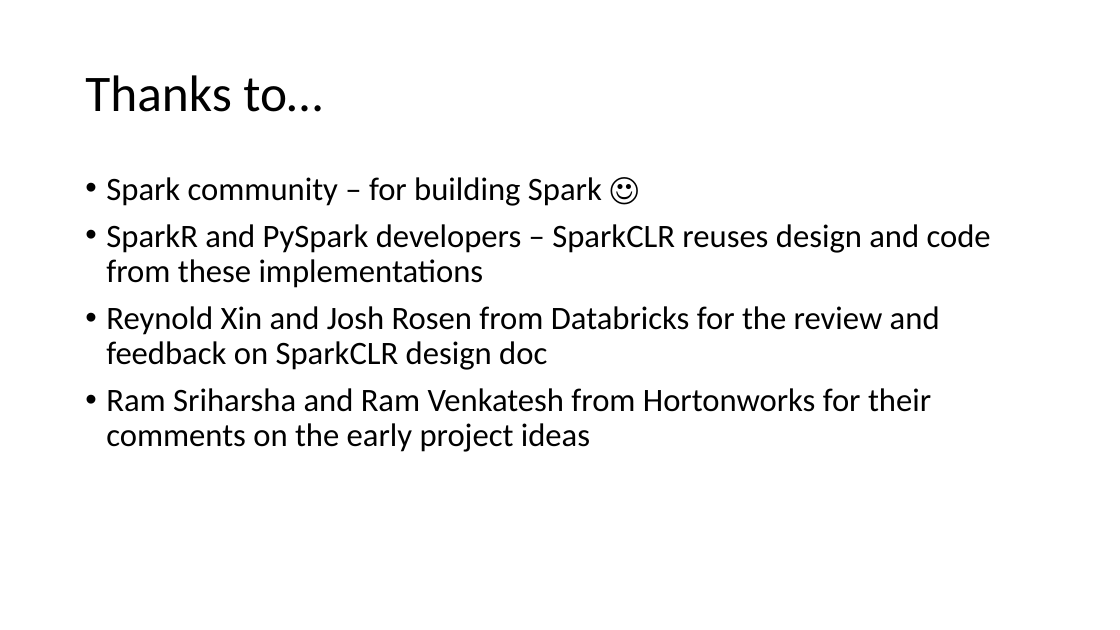
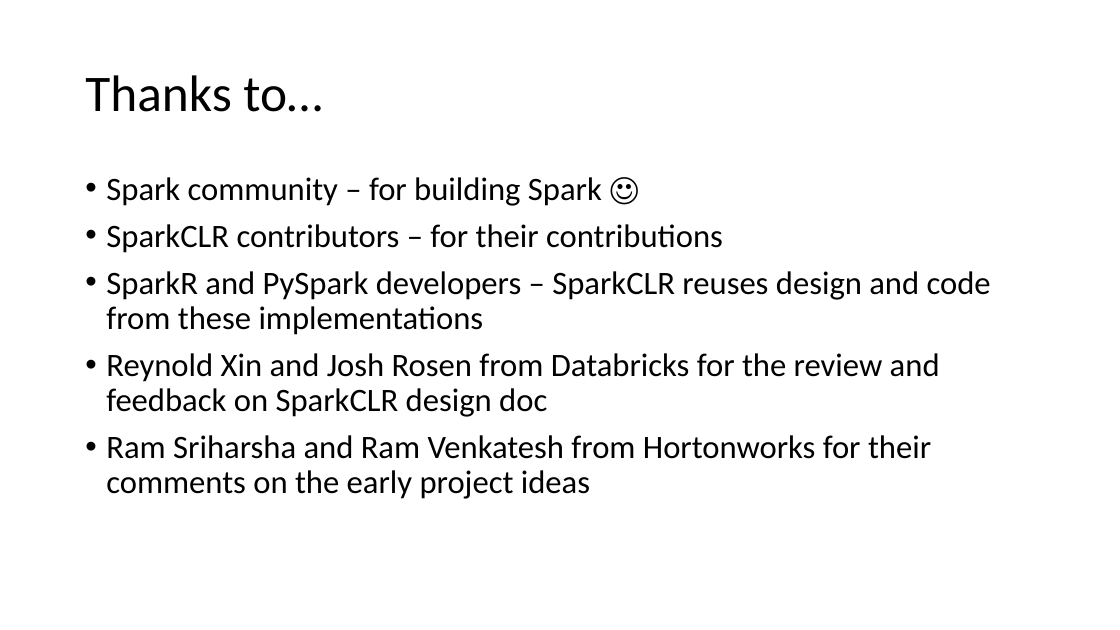
Before and after one commit to microsoft/Mobius, a slide deck: slide 30 of docs/SparkCLR.pptx (slide 14 before the commit). Drawn at 1120x630 pixels with LibreOffice and Linux fonts; fonts in the diff are those of the drawing. Boxes give left, top, right and bottom in pixels: in the first picture for what was removed or moved away, otherwise in the second. Text is boxed around its words. In the diff, an @@ line names an element or a change of style, - is before the commit and + after.

```diff
--- a/docs/SparkCLR.pptx
+++ b/docs/SparkCLR.pptx
@@ text at (106,224,723,253): paragraph added @@
+• SparkCLR contributors – for their contributions
```
Also in this commit, not shown: 8 other slides changed, 1 slide added, 6 slides removed, 1 other file.
